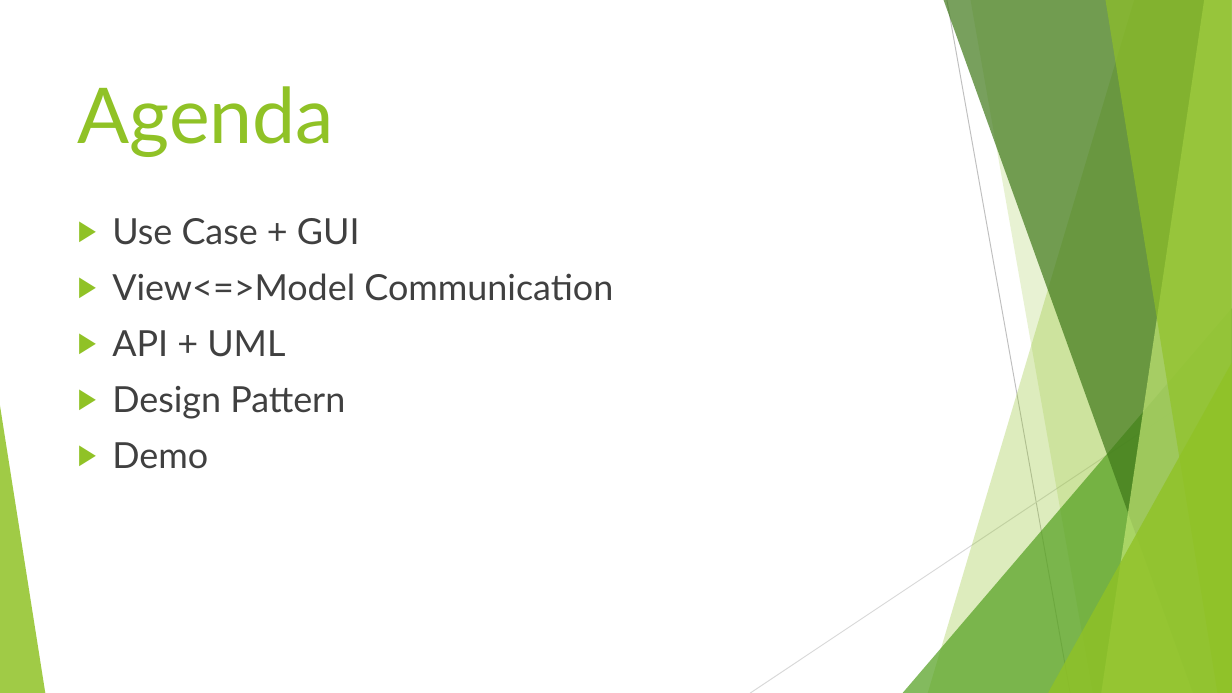
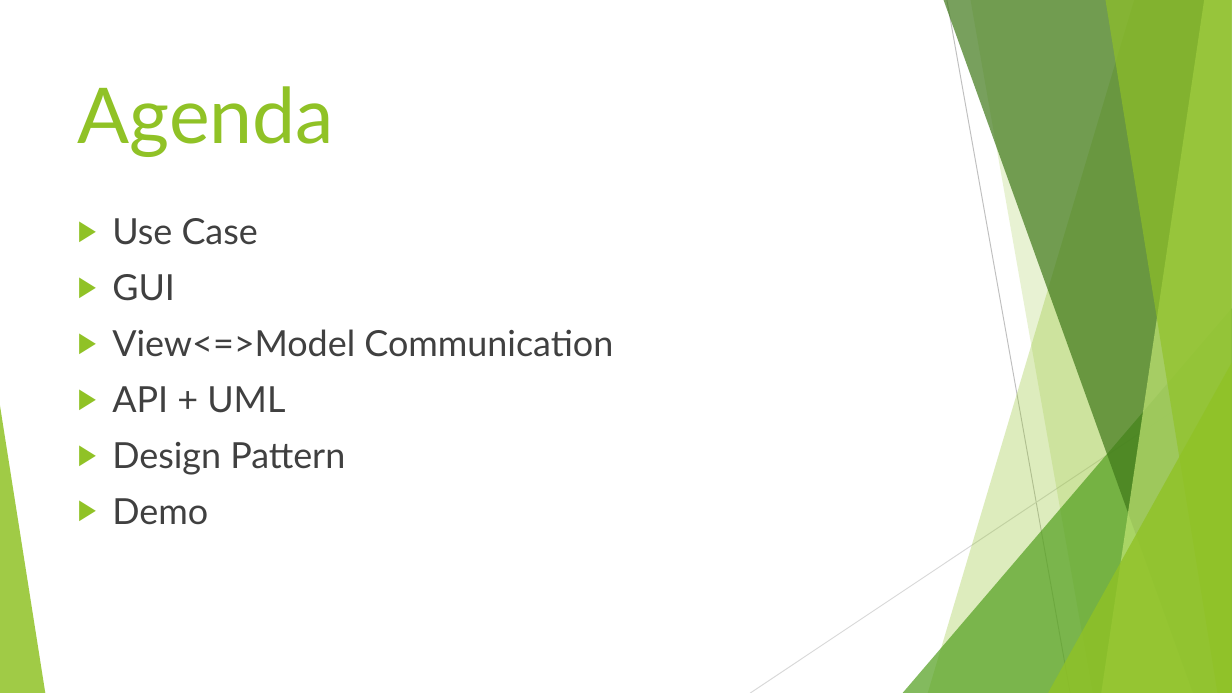
Before and after one commit to pourplusquoi/chatapp, a slide deck: slide 2 of src/main/resources/ChatApp API.pptx. Drawn at 1232x693 pixels with LibreOffice and Linux fonts; fonts in the diff are those of the drawing. Boxes give left, top, right and bottom in pixels: in the first picture for what was removed or moved away, otherwise in the second. Text is boxed around its words. In the diff, an @@ line names an element or a change of style, - is before the commit and + after.

```diff
--- a/src/main/resources/ChatApp API.pptx
+++ b/src/main/resources/ChatApp API.pptx
@@ text at bbox=[112, 218, 258, 301]: text changed @@
-▶ Use Case + GUI
+▶ Use Case
+▶ GUI
```
Also in this commit, not shown: 10 other slides changed, 1 slide added, 1 slide removed.
